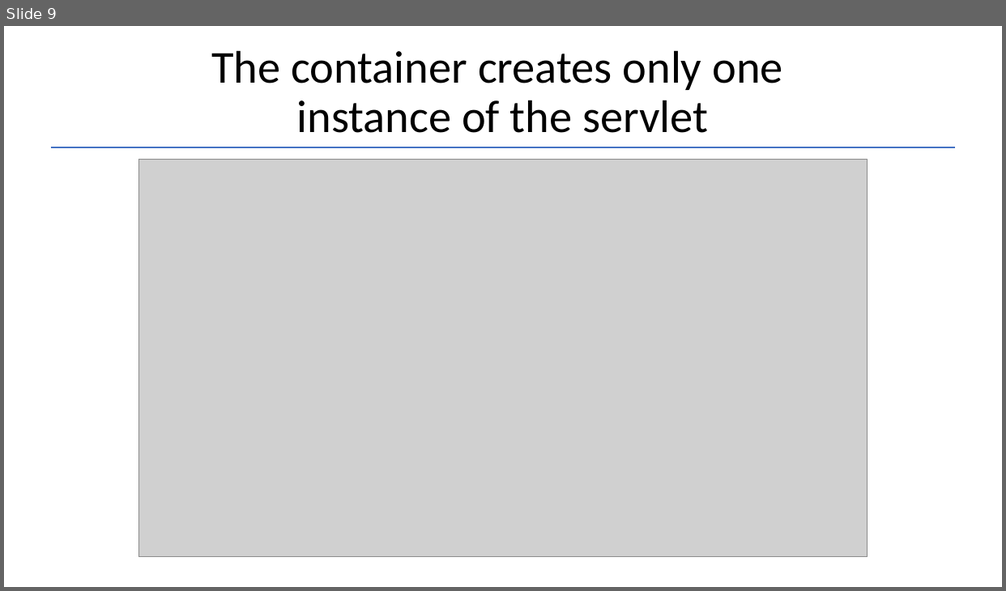
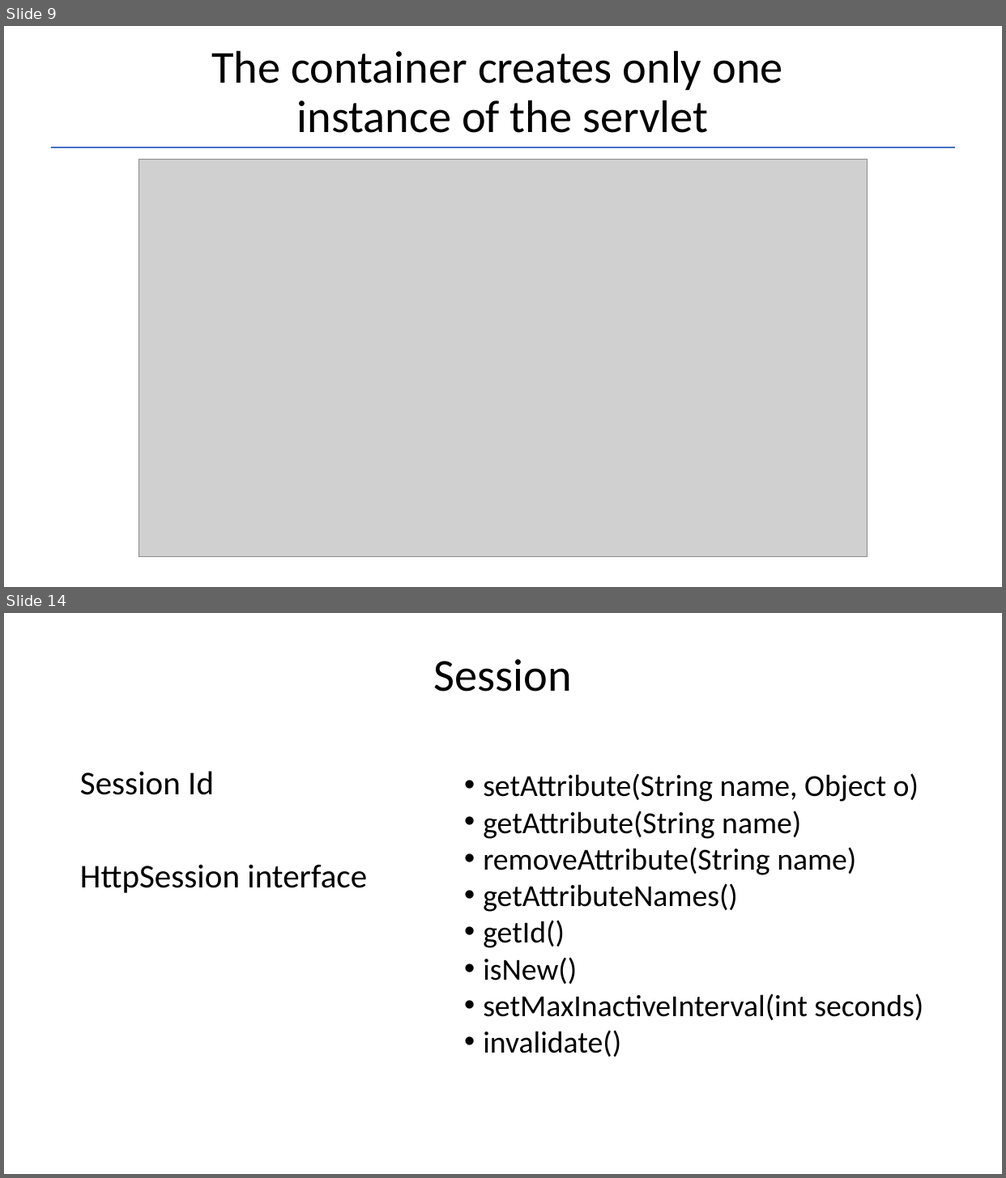
Before and after one commit to Garnik94/Levelup_presentations, a slide deck: Servlet/Servlet_Presentation.pptx. Shown one above the other, each under a label of ours: slide 9 before the commit, slides 9 and 14 after it; the slides between them are not shown. The pictures are 1006x591 and 1006x1178 pixels, drawn with LibreOffice and Linux fonts; fonts in the diff are those of the drawing; grey boxes stand for pictures. Boxes give left, top, right and bottom in pixels: in the first picture for what was removed or moved away, otherwise in the second. Text is boxed around its words. In the diff, an @@ line names an element or a change of style, - is before the commit and + after.

```diff
--- a/Servlet/Servlet_Presentation.pptx
+++ b/Servlet/Servlet_Presentation.pptx
@@ slide 14 added at [4,613,1002,1174], background #FFFFFF @@
@@ title added at [434,659,572,692], 44 pt, text #000000 @@
+Session
@@ text added at [80,771,367,893], 32 pt, text #000000 @@
+Session Id
+HttpSession interface
@@ text added at [483,773,923,1057], 29.4 pt, text #000000 @@
+• setAttribute(String name, Object o)
+• getAttribute(String name)
+• removeAttribute(String name)
+• getAttributeNames()
+• getId()
+• isNew()
+• setMaxInactiveInterval(int seconds)
+• invalidate()
```
Also in this commit, not shown: 4 slides changed, 3 other slides added, 4 other files.
